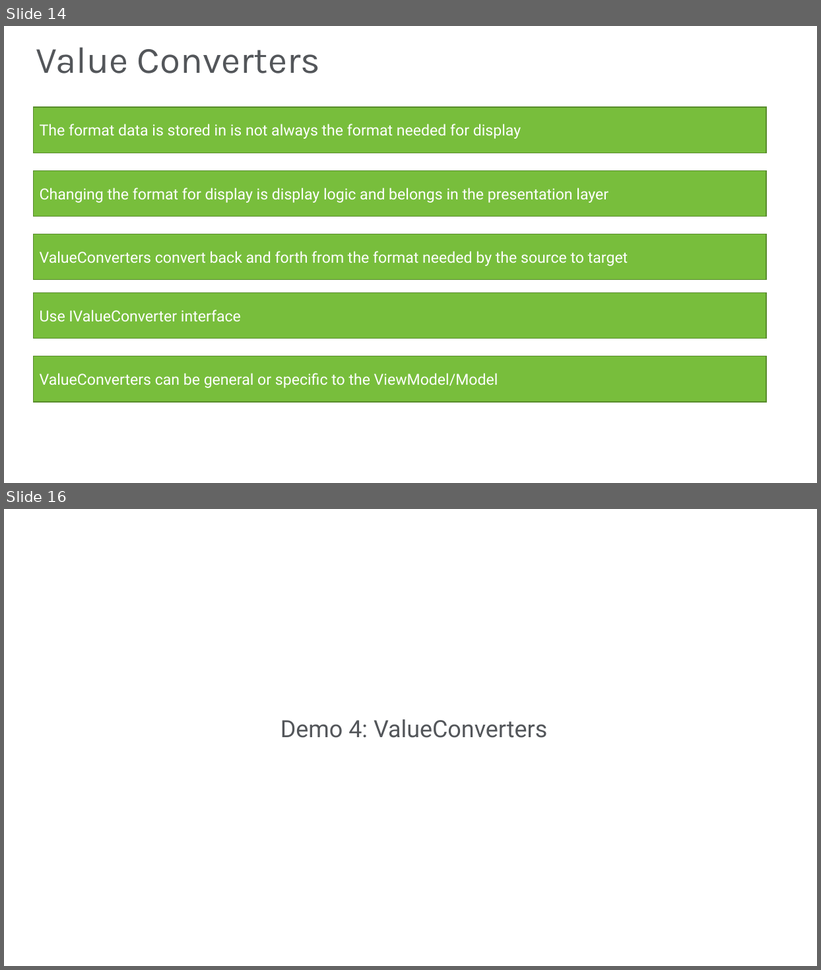
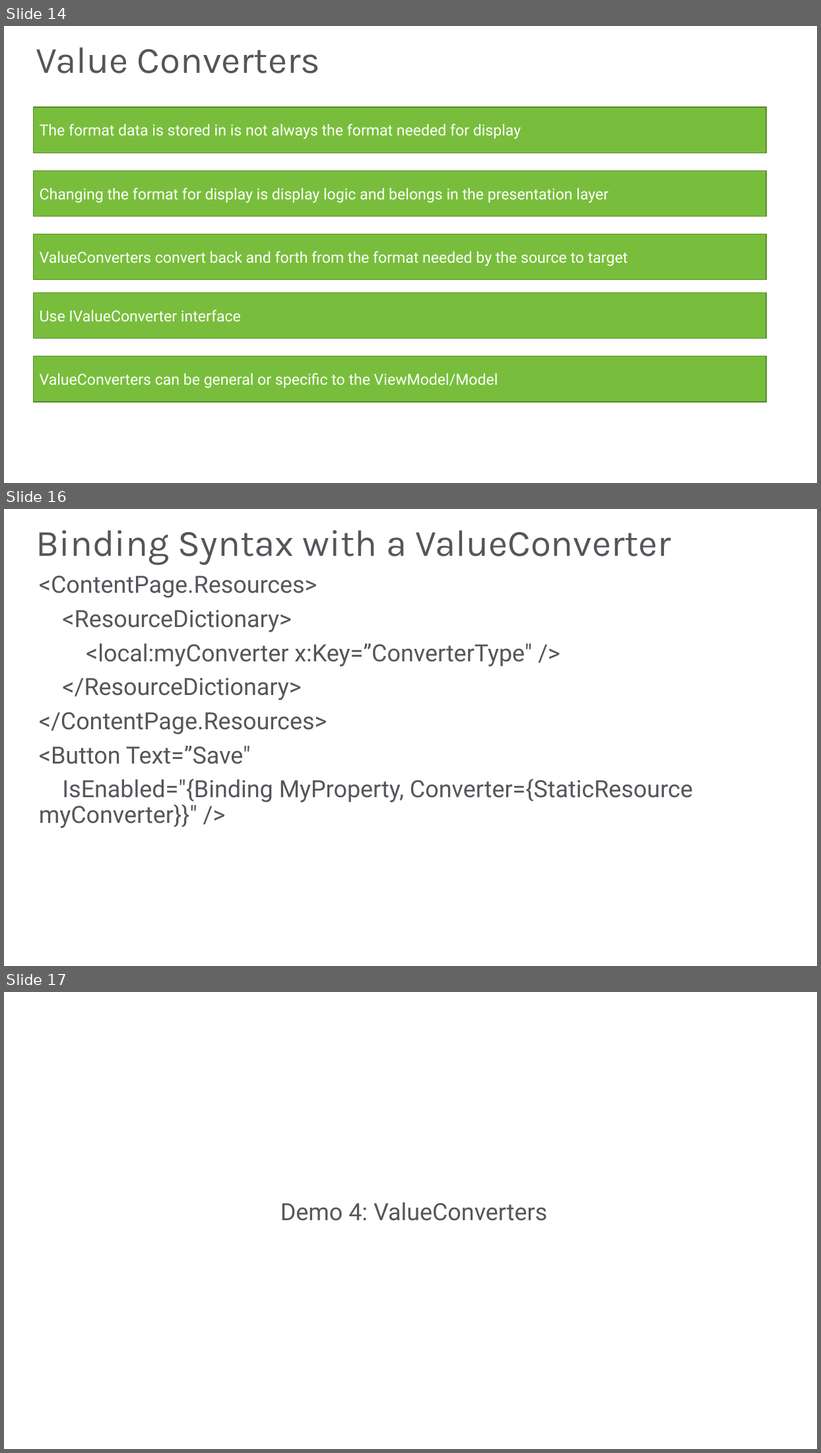
Before and after one commit to Magenic/IntroToXamarinForms, a slide deck: presentations/XamarinForms-Week4.pptx. Shown one above the other, each under a label of ours: slides 14 and 16 before the commit, slides 14, 16 and 17 after it; the slides between them are not shown. The pictures are 821x970 and 821x1453 pixels, drawn with LibreOffice and Linux fonts; fonts in the diff are those of the drawing; background and template pictures are left out. Boxes give left, top, right and bottom in pixels: in the first picture for what was removed or moved away, otherwise in the second. Text is boxed around its words. In the diff, an @@ line names an element or a change of style, - is before the commit and + after.

```diff
--- a/presentations/XamarinForms-Week4.pptx
+++ b/presentations/XamarinForms-Week4.pptx
@@ slide 16 added at (4,509,817,966), background picture (left out); not listed: 1 template element that a slide beside it also shows @@
@@ title added at (36,530,671,565), 44 pt, text #53565A @@
+Binding Syntax with a ValueConverter
@@ text added at (39,576,693,828), 28 pt, text #53565A @@
+<ContentPage.Resources>
+<ResourceDictionary>
+<local:myConverter x:Key=”ConverterType" />
+</ResourceDictionary>
+</ContentPage.Resources>
+<Button Text=”Save"
+IsEnabled="{Binding MyProperty, Converter={StaticResource myConverter}}" />
@@ what was slide 16 is now slide 17 @@
```
Also in this commit, not shown: 3 slides changed, 7 other slides added.
